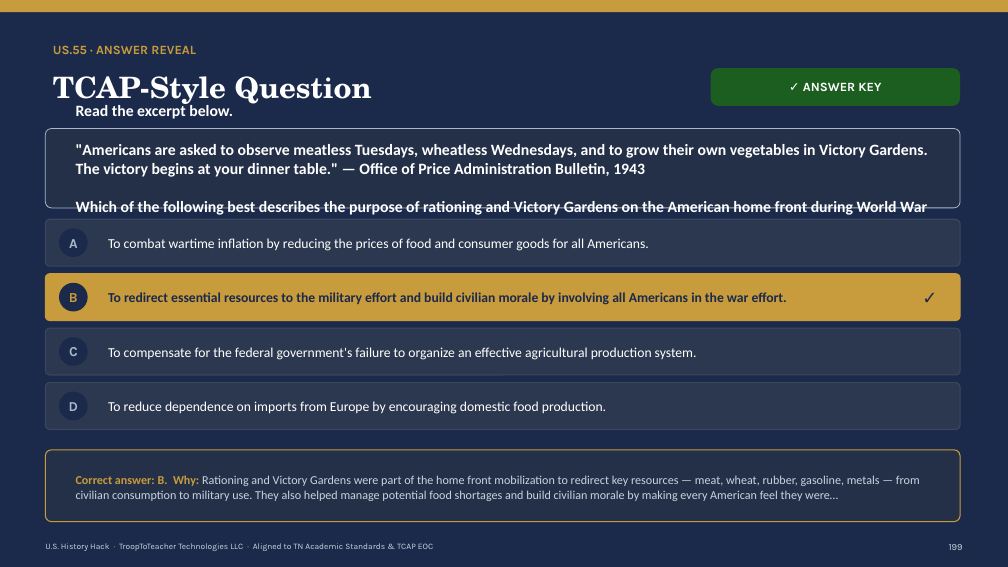
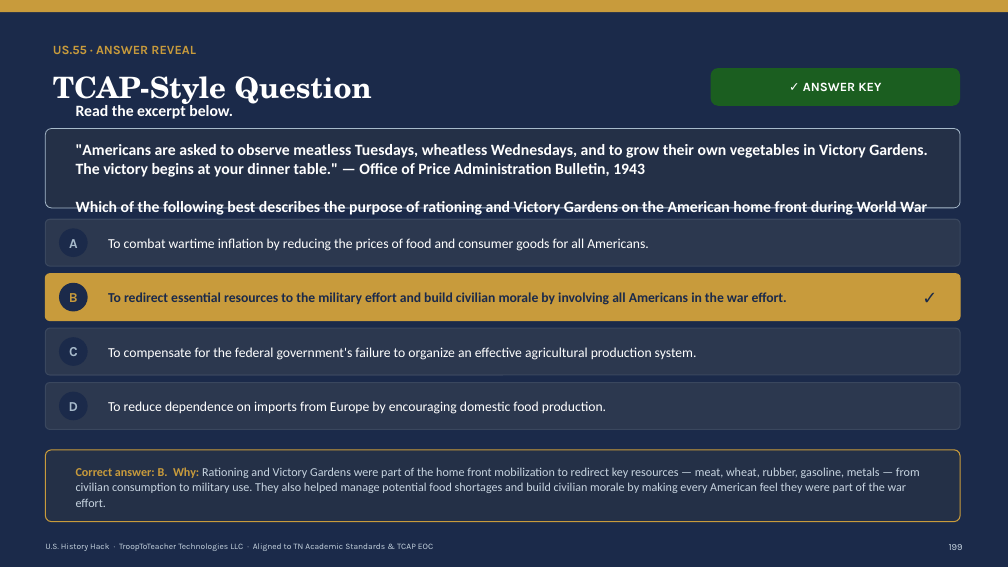
Before and after one commit to Trooptoteacher/trooptoteacher-history, a slide deck: slide 200 of 00_START_HERE/UNIT6_DECKS_BUILD/Unit6_Teacher_Deck_CourseStandard.pptx. Drawn at 1008x567 pixels with LibreOffice and Linux fonts; fonts in the diff are those of the drawing. Boxes give left, top, right and bottom in pixels: in the first picture for what was removed or moved away, otherwise in the second. Text is boxed around its words. In the diff, an @@ line names an element or a change of style, - is before the commit and + after.

```diff
--- a/00_START_HERE/UNIT6_DECKS_BUILD/Unit6_Teacher_Deck_CourseStandard.pptx
+++ b/00_START_HERE/UNIT6_DECKS_BUILD/Unit6_Teacher_Deck_CourseStandard.pptx
@@ text at <box>76,467,920,507</box>: text changed @@
-Correct answer: B. Why: Rationing and Victory Gardens were part of the home front mobilization to redirect key resources — meat, wheat, rubber, gasoline, metals — from civilian consumption to military use. They also helped manage potential food shortages and build civilian morale by making every American feel they were…
+Correct answer: B. Why: Rationing and Victory Gardens were part of the home front mobilization to redirect key resources — meat, wheat, rubber, gasoline, metals — from civilian consumption to military use. They also helped manage potential food shortages and build civilian morale by making every American feel they were part of the war effort.
```
Also in this commit, not shown: 11 other slides changed, 7 other files.
